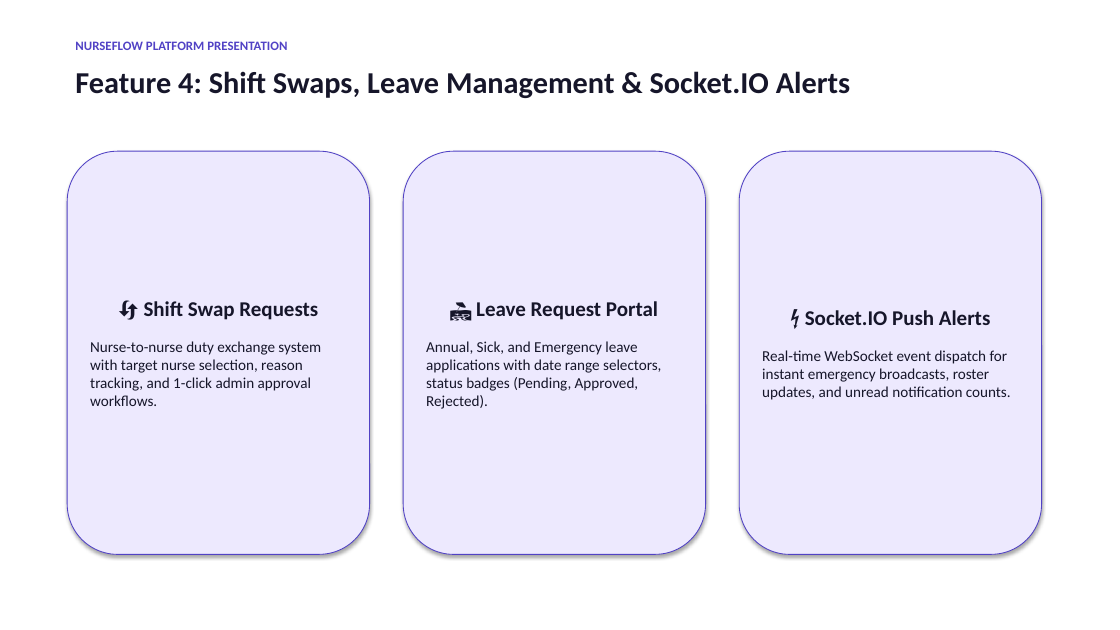
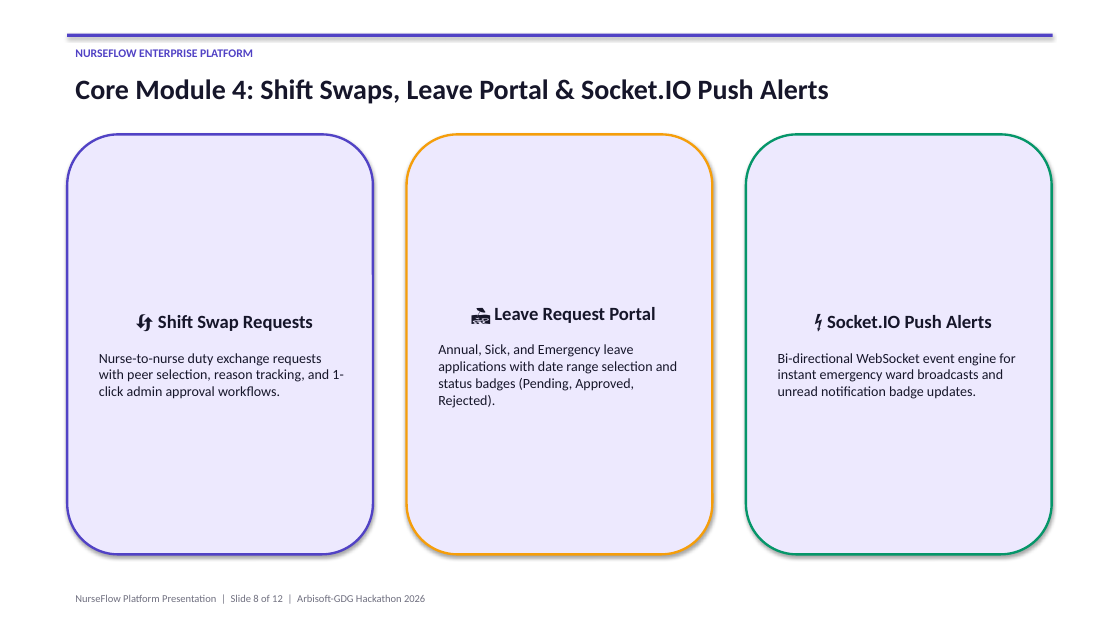
Before and after one commit to Sagheer1122/Arbisoft-GDG-Hackathon, a slide deck: slide 8 of NurseFlow_Project_Presentation.pptx (slide 7 before the commit). Drawn at 1120x630 pixels with LibreOffice and Linux fonts; fonts in the diff are those of the drawing. Boxes give left, top, right and bottom in pixels: in the first picture for what was removed or moved away, otherwise in the second. Text is boxed around its words. In the diff, an @@ line names an element or a change of style, - is before the commit and + after.

Commit message:
Update PowerPoint presentation with ultra-professional 12-slide layout

```diff
--- a/NurseFlow_Project_Presentation.pptx
+++ b/NurseFlow_Project_Presentation.pptx
@@ rectangle added at (x1=67, y1=34, x2=1053, y2=37), fill #5142C5 @@
@@ text at (x1=75, y1=49, x2=253, y2=57): text changed; size 11 to 10 pt @@
-NURSEFLOW PLATFORM PRESENTATION
+NURSEFLOW ENTERPRISE PLATFORM
@@ text at (x1=75, y1=79, x2=829, y2=104): text changed; size 26 to 24 pt @@
-Feature 4: Shift Swaps, Leave Management & Socket.IO Alerts
+Core Module 4: Shift Swaps, Leave Portal & Socket.IO Push Alerts
@@ rounded rectangle "🔄 Shift Swap Requests" resized from (x1=67, y1=151, x2=370, y2=555) to (x1=67, y1=134, x2=373, y2=555) @@
@@ rounded rectangle "🔄 Shift Swap Requests" at (x1=67, y1=134, x2=373, y2=555): outline #5142C5 0.75 pt to #5142C5 2 pt @@
@@ rounded rectangle "🏖️ Leave Request Portal" resized from (x1=403, y1=151, x2=706, y2=555) to (x1=407, y1=134, x2=712, y2=555) @@
@@ rounded rectangle "🏖️ Leave Request Portal" at (x1=407, y1=134, x2=712, y2=555): outline #5142C5 0.75 pt to #F59E0B 2 pt @@
@@ rounded rectangle "⚡ Socket.IO Push Alerts" resized from (x1=739, y1=151, x2=1042, y2=555) to (x1=746, y1=134, x2=1052, y2=555) @@
@@ rounded rectangle "⚡ Socket.IO Push Alerts" at (x1=746, y1=134, x2=1052, y2=555): outline #5142C5 0.75 pt to #059669 2 pt @@
@@ text in rounded rectangle at (x1=158, y1=315, x2=313, y2=331): size 18 to 16 pt in "🔄 Shift Swap Requests" @@
@@ text in rounded rectangle at (x1=494, y1=307, x2=655, y2=323): size 18 to 16 pt in "🏖️ Leave Request Portal" @@
@@ text in rounded rectangle at (x1=827, y1=315, x2=992, y2=328): size 18 to 16 pt in "⚡ Socket.IO Push Alerts" @@
@@ text in rounded rectangle at (x1=99, y1=353, x2=343, y2=399): text changed; size 13 to 12 pt @@
-Nurse-to-nurse duty exchange system with target nurse selection, reason tracking, and 1-click admin approval workflows.
+Nurse-to-nurse duty exchange requests with peer selection, reason tracking, and 1-click admin approval workflows.
@@ text in rounded rectangle at (x1=438, y1=344, x2=677, y2=408): text changed; size 13 to 12 pt @@
-Annual, Sick, and Emergency leave applications with date range selectors, status badges (Pending, Approved, Rejected).
+Annual, Sick, and Emergency leave applications with date range selection and status badges (Pending, Approved, Rejected).
@@ text in rounded rectangle at (x1=778, y1=353, x2=1015, y2=399): text changed; size 13 to 12 pt @@
-Real-time WebSocket event dispatch for instant emergency broadcasts, roster updates, and unread notification counts.
+Bi-directional WebSocket event engine for instant emergency ward broadcasts and unread notification badge updates.
@@ text added at (x1=75, y1=595, x2=425, y2=602), 9 pt, text #707080 @@
+NurseFlow Platform Presentation | Slide 8 of 12 | Arbisoft-GDG Hackathon 2026
```
Also in this commit, not shown: 6 other slides changed, 5 slides added, 3 slides removed, 1 other file.
